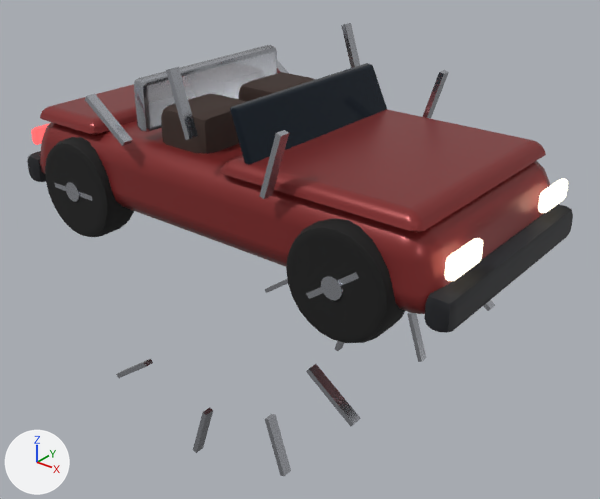
The glTF model SeatAtTheTable/public/assets/world/vehicles/roadster.glb, before and after one commit.
Both versions are drawn from a camera (50 mm lens) standing at (31.0, -36.6, 22.5) and looking at (1.2, 0.6, -0.6). Arrows for +X, +Y and +Z are at lower left; the lights stay in place. The picture after the commit comes second. Where no turn or scale is listed for an object, it has been applied to the vertices. Vertices at exactly the same position are counted once.

Objects in the first picture: 'headlight--1', 'part-chrome', 'part-glass', 'part-paint', 'part-seat', 'part-trim', 'wheel-+10--1-hub', 'wheel-+10--1-tyre', 'wheel-+10-1-hub', 'wheel--10--1-hub', 'wheel--10--1-tyre', 'wheel--10-1-hub' and 2 more.
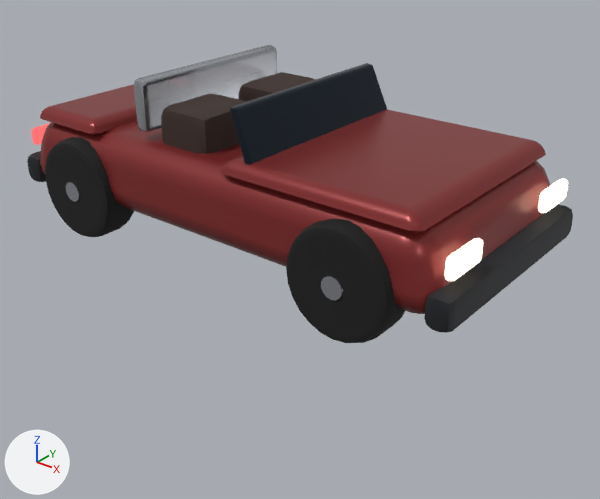
Where the newer file only moved an object's origin or applied its transform, the numbers keep the older frame.

Changed parts and their boxes (x1, y1, x2, y2) in the pictures (600 x 499 px; the box of a moved part takes in the faces that stretch with it):
'wheel--10--1-hub', reshaped
    before: (55, 67, 359, 299)
    after: (66, 182, 80, 202)
'wheel-+10--1-hub', reshaped
    before: (116, 276, 361, 476)
    after: (321, 276, 343, 301)
'wheel--10-1-hub', reshaped (not visible afterwards)
    before: (277, 23, 449, 119)
'wheel-+10-1-hub', reshaped (not visible afterwards)
    before: (265, 279, 495, 362)
part 1 of me_cylinder_003, moved or reshaped (not visible afterwards)
    before: (484, 300, 495, 311)
part 2 of me_cylinder_003, moved or reshaped (not visible afterwards)
    before: (407, 312, 426, 362)
part 3 of me_cylinder_003, moved or reshaped (not visible afterwards)
    before: (335, 341, 344, 351)
part 4 of me_cylinder_003, moved or reshaped (not visible afterwards)
    before: (265, 279, 288, 293)
part 5 of me_cylinder_001, moved or reshaped (not visible afterwards)
    before: (306, 364, 361, 427)
part 6 of me_cylinder_001, moved or reshaped (not visible afterwards)
    before: (265, 414, 291, 476)
part 7 of me_cylinder_001, moved or reshaped (not visible afterwards)
    before: (193, 407, 213, 453)
part 8 of me_cylinder_001, moved or reshaped (not visible afterwards)
    before: (116, 359, 153, 378)
part 9 of me_cylinder_007, moved or reshaped (not visible afterwards)
    before: (277, 60, 289, 73)
part 10 of me_cylinder_007, moved or reshaped (not visible afterwards)
    before: (341, 23, 360, 68)
part 11 of me_cylinder_007, moved or reshaped (not visible afterwards)
    before: (422, 70, 449, 119)
part 12 of me_cylinder_005, moved or reshaped (not visible afterwards)
    before: (85, 94, 133, 146)
part 13 of me_cylinder_005, moved or reshaped (not visible afterwards)
    before: (166, 67, 198, 140)
part 14 of me_cylinder_005, moved or reshaped (not visible afterwards)
    before: (260, 130, 289, 199)
part 15 of me_cylinder_005, moved or reshaped (not visible afterwards)
    before: (306, 272, 359, 299)

The change, as a diff of the scene's bpy script:
```diff
--- a/SeatAtTheTable/public/assets/world/vehicles/roadster.glb.py
+++ b/SeatAtTheTable/public/assets/world/vehicles/roadster.glb.py
@@ me_cylinder_003 @@
-me_cylinder_003.from_pydata(...)  # 68 vertices, 112 faces; spans x -9.8..9.8, y -0.4..0.4, z -8.1..8.1
+me_cylinder_003.from_pydata(...)  # 68 vertices, 112 faces; spans x 6.1..9.8, y -0.4..0.4, z 5.6..9.2
+# me_cylinder_003 part 1: the loose piece of 8 vertices spanning x 6.4..9.5, y -0.3..0.3, z -0.3..2.1 is moved by (0.0, 0.0, 6.5)
+# me_cylinder_003 part 2: the loose piece of 8 vertices spanning x 3.4..4.8, y -0.3..0.3, z -6.1..-2.5 is moved by (3.9, 0.0, 11.7)
+# me_cylinder_003 part 3: the loose piece of 8 vertices spanning x -2.8..-1.4, y -0.3..0.3, z -8.1..-4.5 is moved by (10.0, 0.0, 13.7)
+# me_cylinder_003 part 4: the loose piece of 8 vertices spanning x -9.8..-6.7, y -0.3..0.3, z -5.4..-3.0 is moved by (16.2, 0.0, 11.7)
 me_cylinder_003.materials.append(mat_chrome)
@@ me_cylinder_001 @@
-me_cylinder_001.from_pydata(...)  # 68 vertices, 112 faces; spans x -9.8..9.8, y -0.4..0.4, z -8.1..8.1
+me_cylinder_001.from_pydata(...)  # 68 vertices, 112 faces; spans x 6.1..9.8, y -0.4..0.4, z 5.6..9.2
+# me_cylinder_001 part 5: the loose piece of 8 vertices spanning x 6.4..9.5, y -0.3..0.3, z -0.3..2.1 is moved by (0.0, 0.0, 6.5)
+# me_cylinder_001 part 6: the loose piece of 8 vertices spanning x 3.4..4.8, y -0.3..0.3, z -6.1..-2.5 is moved by (3.9, 0.0, 11.7)
+# me_cylinder_001 part 7: the loose piece of 8 vertices spanning x -2.8..-1.4, y -0.3..0.3, z -8.1..-4.5 is moved by (10.0, 0.0, 13.7)
+# me_cylinder_001 part 8: the loose piece of 8 vertices spanning x -9.8..-6.7, y -0.3..0.3, z -5.4..-3.0 is moved by (16.2, 0.0, 11.7)
 me_cylinder_001.materials.append(mat_chrome)
@@ me_cylinder_007 @@
-me_cylinder_007.from_pydata(...)  # 68 vertices, 112 faces; spans x -11.7..11.7, y -0.4..0.4, z -5.1..5.1
+me_cylinder_007.from_pydata(...)  # 68 vertices, 112 faces; spans x -11.7..-8.0, y -0.4..0.4, z -5.8..-2.2
+# me_cylinder_007 part 9: the loose piece of 8 vertices spanning x -7.6..-4.5, y -0.3..0.3, z 0.1..2.5 is moved by (-3.8, 0.0, -5.3)
+# me_cylinder_007 part 10: the loose piece of 8 vertices spanning x -0.6..0.8, y -0.3..0.3, z 1.5..5.1 is moved by (-10.0, 0.0, -7.3)
+# me_cylinder_007 part 11: the loose piece of 8 vertices spanning x 5.6..7.0, y -0.3..0.3, z -0.5..3.1 is moved by (-16.1, 0.0, -5.3)
+# other edits to the shape of me_cylinder_007 do not show in these pictures
 me_cylinder_007.materials.append(mat_chrome)
@@ me_cylinder_005 @@
-me_cylinder_005.from_pydata(...)  # 68 vertices, 112 faces; spans x -11.7..11.7, y -0.4..0.4, z -5.1..5.1
+me_cylinder_005.from_pydata(...)  # 68 vertices, 112 faces; spans x -11.7..-8.0, y -0.4..0.4, z -5.8..-2.2
+# me_cylinder_005 part 12: the loose piece of 8 vertices spanning x -7.6..-4.5, y -0.3..0.3, z 0.1..2.5 is moved by (-3.8, 0.0, -5.3)
+# me_cylinder_005 part 13: the loose piece of 8 vertices spanning x -0.6..0.8, y -0.3..0.3, z 1.5..5.1 is moved by (-10.0, 0.0, -7.3)
+# me_cylinder_005 part 14: the loose piece of 8 vertices spanning x 5.6..7.0, y -0.3..0.3, z -0.5..3.1 is moved by (-16.1, 0.0, -5.3)
+# me_cylinder_005 part 15: the loose piece of 8 vertices spanning x 8.5..11.7, y -0.3..0.3, z -5.1..-2.7 is moved by (-20.0, 0.0, -0.1)
 me_cylinder_005.materials.append(mat_chrome)
```
